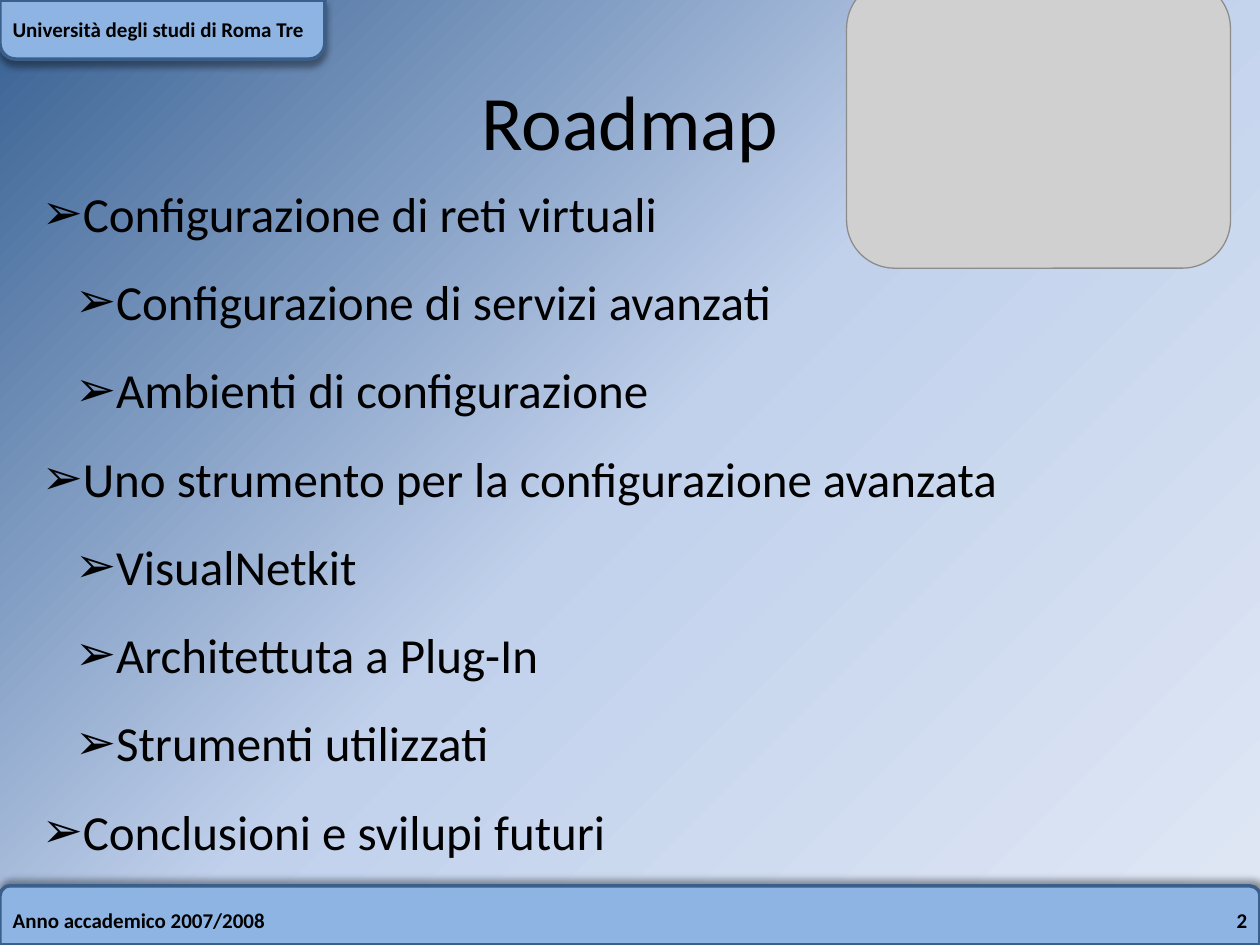
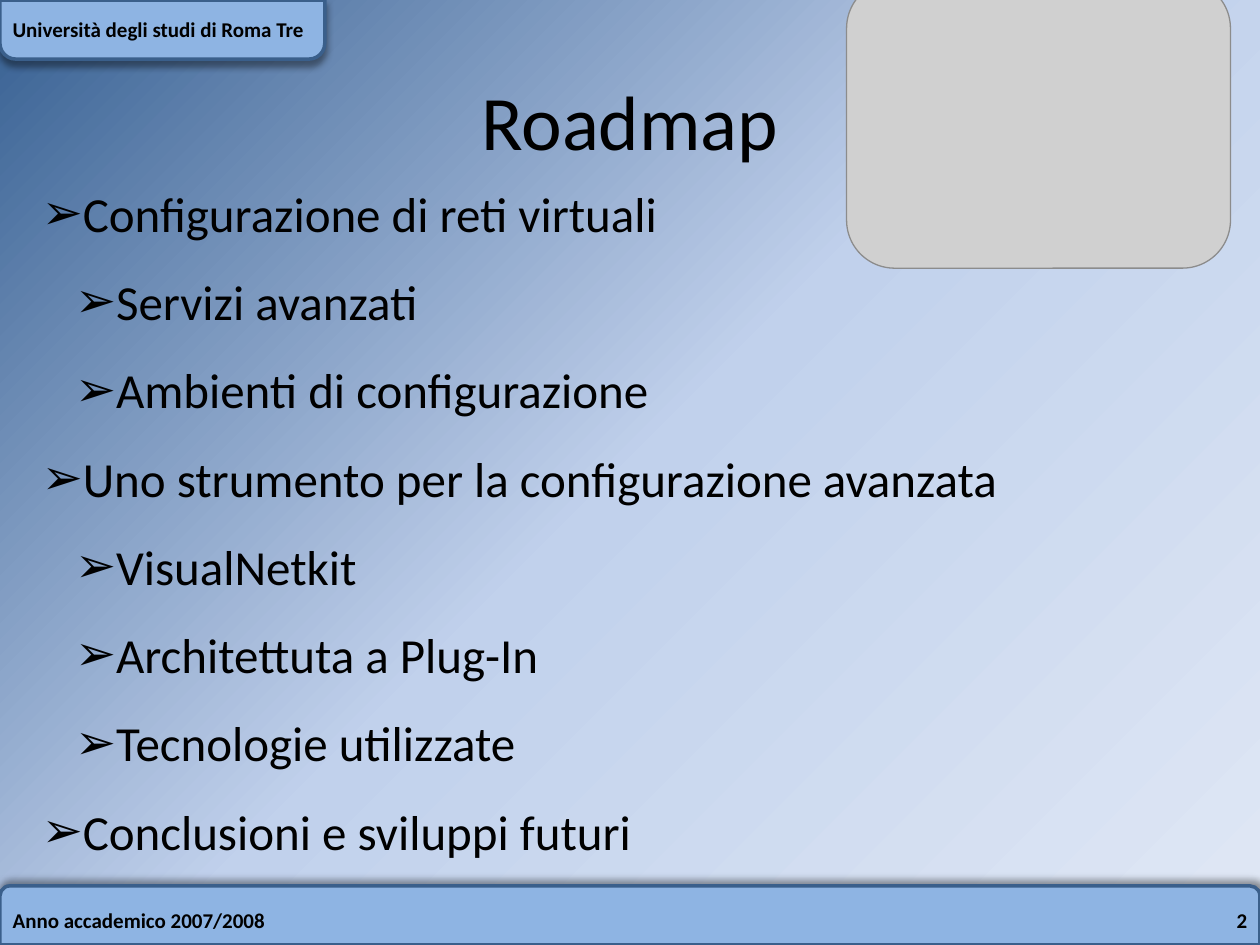
Before and after one commit to slux83/visual-netkit, a slide deck: slide 2 of thesis_adf/presentazione_tesi/presentazione.pptx. Drawn at 1260x945 pixels with LibreOffice and Linux fonts; fonts in the diff are those of the drawing; grey boxes stand for pictures. Boxes give left, top, right and bottom in pixels: in the first picture for what was removed or moved away, otherwise in the second. Text is boxed around its words. In the diff, an @@ line names an element or a change of style, - is before the commit and + after.

Commit message:
the last

```diff
--- a/thesis_adf/presentazione_tesi/presentazione.pptx
+++ b/thesis_adf/presentazione_tesi/presentazione.pptx
@@ text at (116,286,417,321): text changed @@
-    ➢ Configurazione di servizi avanzati
+    ➢ Servizi avanzati
@@ text at (83,727,631,858): text changed @@
-  ➢ Strumenti utilizzati
-➢ Conclusioni e svilupi futuri
+  ➢ Tecnologie utilizzate
+➢ Conclusioni e sviluppi futuri
```
Also in this commit, not shown: 1 other slide changed.
